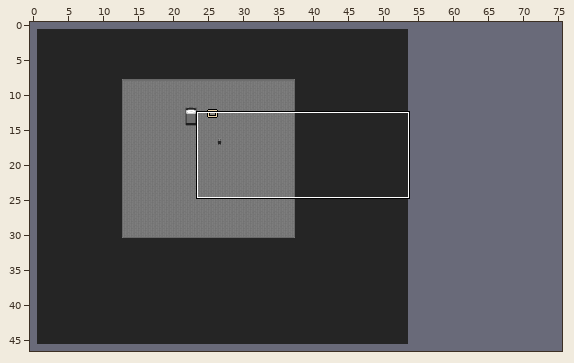
LDtk project: assets/ldtk/time-marches-on.ldtk. The first picture is a wide view before the edit; the outline marks the close-up.
Close-up. Earlier state:
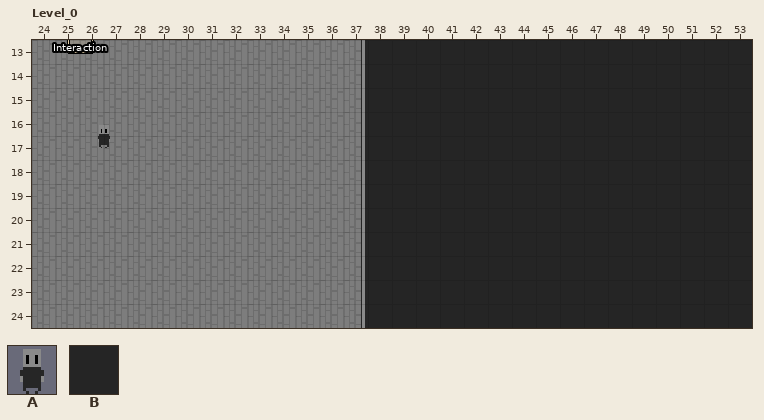
Cells are 16x16 px. Shown: Level_0 x 24..53, y 13..24. The commit also changed other parts of the map, which this record leaves out. The old version is drawn lined up with the new one.
Key: from "HorrorHouse": A 35; from "Walls": B 1.
_ is an empty cell.
Objects are placed by their top-left corner, in cells (3,4 is the top-left corner of cell 3,4); size is 1x1 cell unless given.
Layers that did not change in this view are not listed.
Layer "Walls" before, first column x 24:
13 _____________BBBBBBBBBBBBBBBBB
14 _____________BBBBBBBBBBBBBBBBB
15 _____________BBBBBBBBBBBBBBBBB
16 _____________BBBBBBBBBBBBBBBBB
17 _____________BBBBBBBBBBBBBBBBB
18 _____________BBBBBBBBBBBBBBBBB
19 _____________BBBBBBBBBBBBBBBBB
20 _____________BBBBBBBBBBBBBBBBB
21 _____________BBBBBBBBBBBBBBBBB
22 _____________BBBBBBBBBBBBBBBBB
23 _____________BBBBBBBBBBBBBBBBB
24 _____________BBBBBBBBBBBBBBBBB
Objects on layer "Entities" before:
A "PlayerVessel" at 26.5,16.5
"Interaction" rectangle at 25.5,12.5
And afterwards:
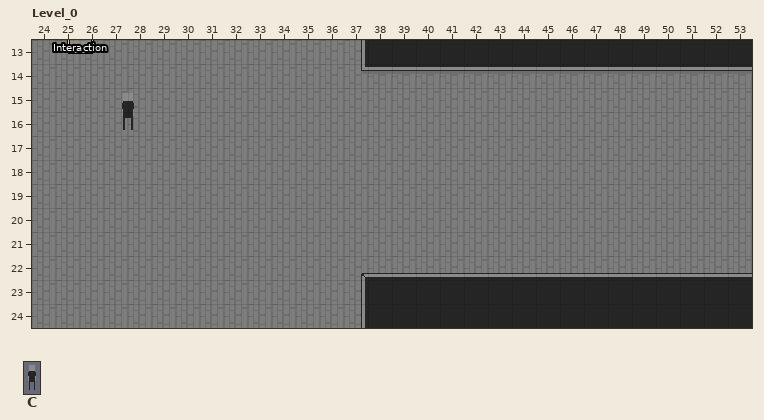
Further tiles: from "HorrorHouse": C 16.
The edit:
map size 55x47 -> 76x46 cells
Layer "Entities":
Object A "PlayerVessel" at 26.5,16.5 becomes C "PlayerVessel" at 27.5,15 size 1x2.
Layer "Walls":
Tile B is removed in rows 15 to 21 at x 37 to 53.
